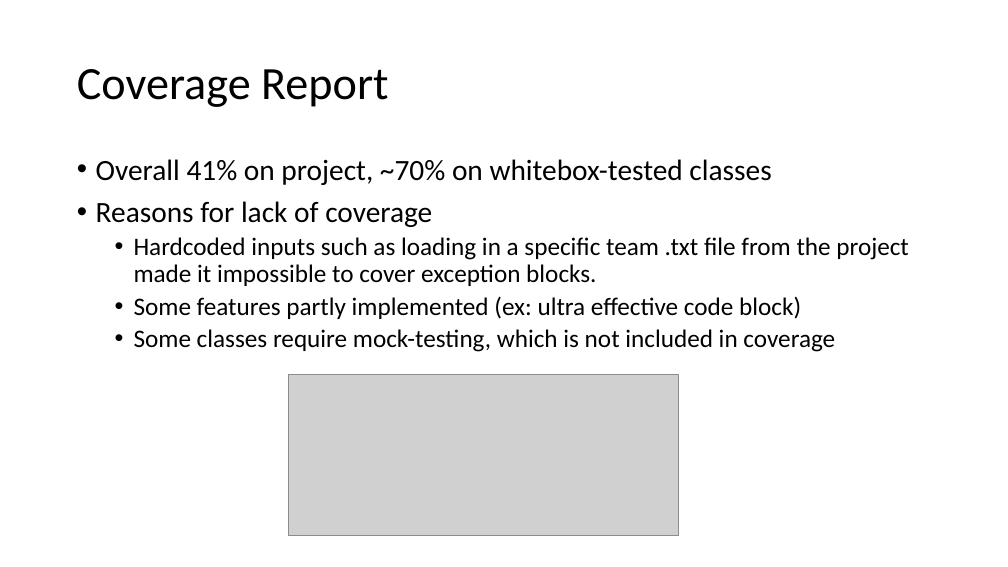
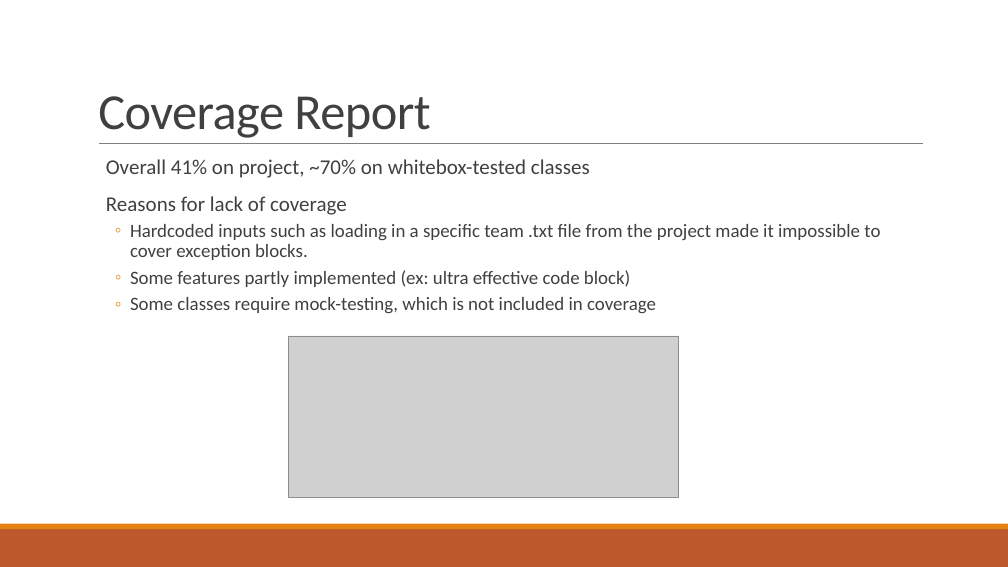
Before and after one commit to mason2smart/Pokemon-Battle-Simulator-Debugging, a slide deck: slide 4 of PokemonPresentation.pptx. Drawn at 1008x567 pixels with LibreOffice and Linux fonts; fonts in the diff are those of the drawing; grey boxes stand for pictures. Boxes give left, top, right and bottom in pixels: in the first picture for what was removed or moved away, otherwise in the second. Text is boxed around its words. In the diff, an @@ line names an element or a change of style, - is before the commit and + after.

```diff
--- a/PokemonPresentation.pptx
+++ b/PokemonPresentation.pptx
@@ title "Coverage Report": place and size @@
-title "Coverage Report" at <box>77,69,388,107</box>
+title "Coverage Report" at <box>98,96,430,138</box>
@@ title "Coverage Report" at <box>98,96,430,138</box>: size 44 to 48 pt, text colour #000000 to #404040, letter spacing 0 to -0.5 pt; line spacing 0.9 to 0.85; vertical alignment middle to bottom @@
@@ line added from (99, 144) to (923, 144), #808080 0.5 pt @@
@@ text "Overall 41% on project, ~70% ...": place and size @@
-text "Overall 41% on project, ~70% ..." at <box>96,159,909,352</box>
+text "Overall 41% on project, ~70% ..." at <box>106,159,880,314</box>
@@ text "Overall 41% on project, ~70% ..." at <box>106,159,880,314</box>: size 28 to 20 pt in "Overall 41% on project, ~70% on whitebox-tested ...", "Reasons for lack of coverage"; text colour #000000 to #404040; size 24 to 18 pt in "Hardcoded inputs such as loading in a ...", "Some features partly implemented (ex: ultra effective ...", "Some classes require mock-testing, which is not ..."; bullet • to  ; more space between paragraphs; bullet • to ◦ @@
@@ picture: place and size @@
-picture at <box>288,375,678,536</box>
+picture at <box>288,336,678,497</box>
@@ rectangle added at <box>0,529,1008,567</box>, fill #BD582C @@
@@ rectangle added at <box>0,524,1008,529</box>, fill #E48312 @@
```
Also in this commit, not shown: 5 other slides changed.
